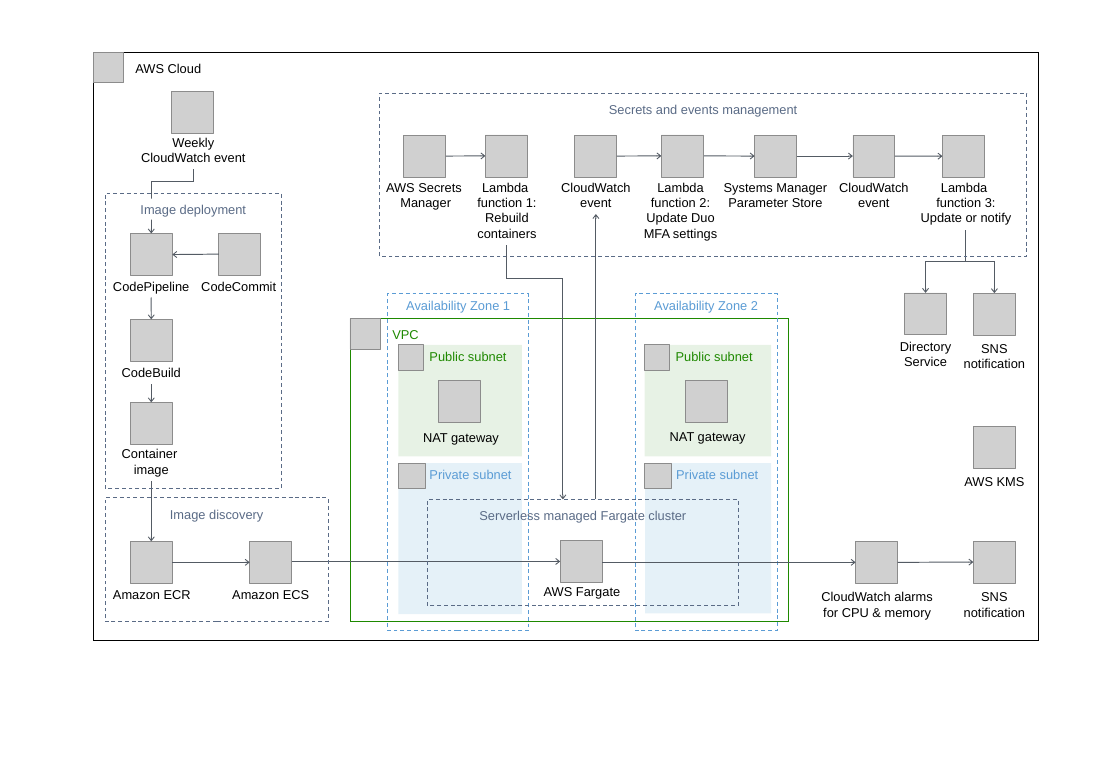
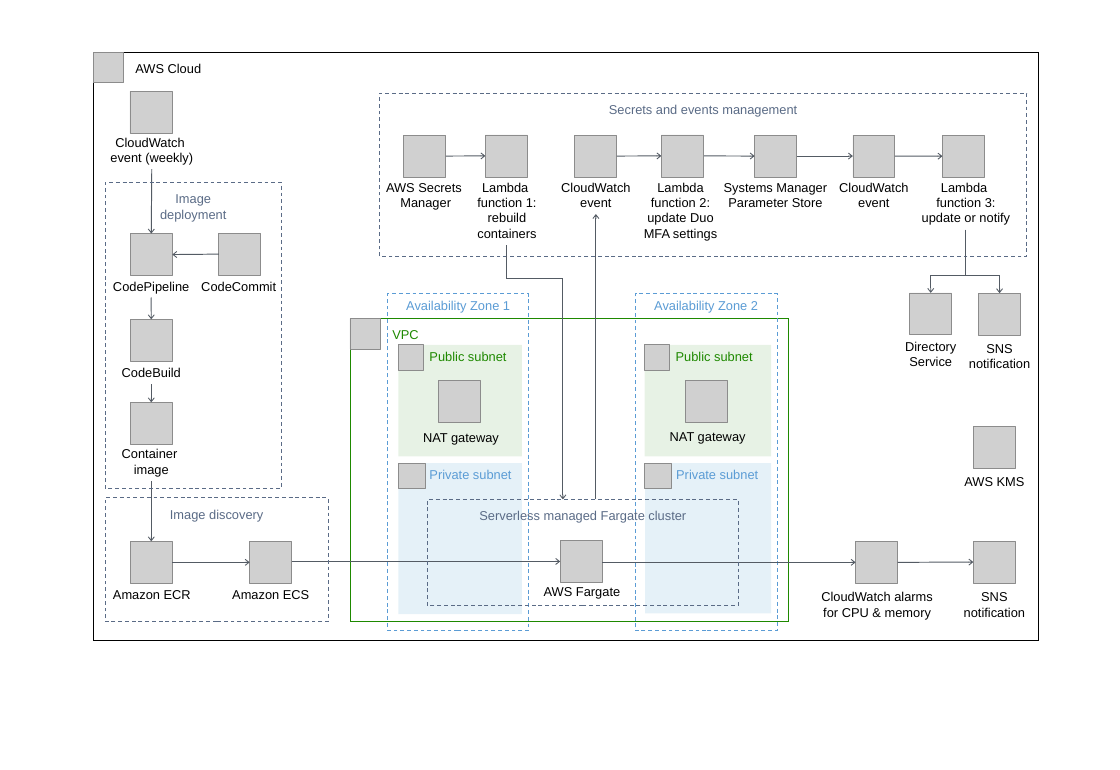
Before and after one commit to aws-quickstart/quickstart-duo-mfa, a slide deck: slide 1 of docs/images/Duo-MFA-architecture.pptx. Drawn at 1120x770 pixels with LibreOffice and Linux fonts; fonts in the diff are those of the drawing; grey boxes stand for pictures. Boxes give left, top, right and bottom in pixels: in the first picture for what was removed or moved away, otherwise in the second. Text is boxed around its words. In the diff, an @@ line names an element or a change of style, - is before the commit and + after.

```diff
--- a/docs/images/Duo-MFA-architecture.pptx
+++ b/docs/images/Duo-MFA-architecture.pptx
@@ picture: place and size @@
-picture at <box>172,92,214,134</box>
+picture at <box>130,92,172,134</box>
@@ text at <box>110,137,193,165</box>: text changed @@
-Weekly CloudWatch event
+CloudWatch
+event (weekly)
@@ elbow arrow moved from (151, 234) - (193, 169) to (151, 234) - (152, 169) @@
@@ elbow arrow (151, 234) - (152, 169): elbow arrow to arrow @@
@@ rectangle "Image deployment": place and size @@
-rectangle "Image deployment" at <box>105,193,281,489</box>
+rectangle "Image deployment" at <box>105,183,281,489</box>
@@ rectangle removed at <box>124,199,263,220</box> @@
@@ text at <box>477,182,537,238</box>: text changed @@
-Lambda
-function 1:
-Rebuild
-containers
+Lambda
+function 1:
+rebuild
+containers
@@ text at <box>644,182,717,241</box>: text changed @@
-Lambda function 2:
-Update Duo MFA settings
+Lambda function 2:
+update Duo MFA settings
@@ text at <box>922,182,1010,225</box>: text changed @@
-Lambda
-function 3:
-Update or notify
+Lambda
+function 3:
+update or notify
@@ elbow arrow removed from (966, 230) to (995, 293) @@
@@ line added from (966, 230) to (966, 276), #545B64 1 pt @@
@@ elbow arrow moved from (925, 293) - (966, 230) to (931, 293) - (1000, 293) @@
@@ elbow arrow (931, 293) - (1000, 293): elbow arrow to elbow double arrow @@
@@ 2 pictures, 2 texts: place and size @@
-2 pictures, 2 texts at <box>900,293,1025,368</box>
+2 pictures, 2 texts at <box>905,293,1030,368</box>
```
Also in this commit, not shown: 5 other files.
